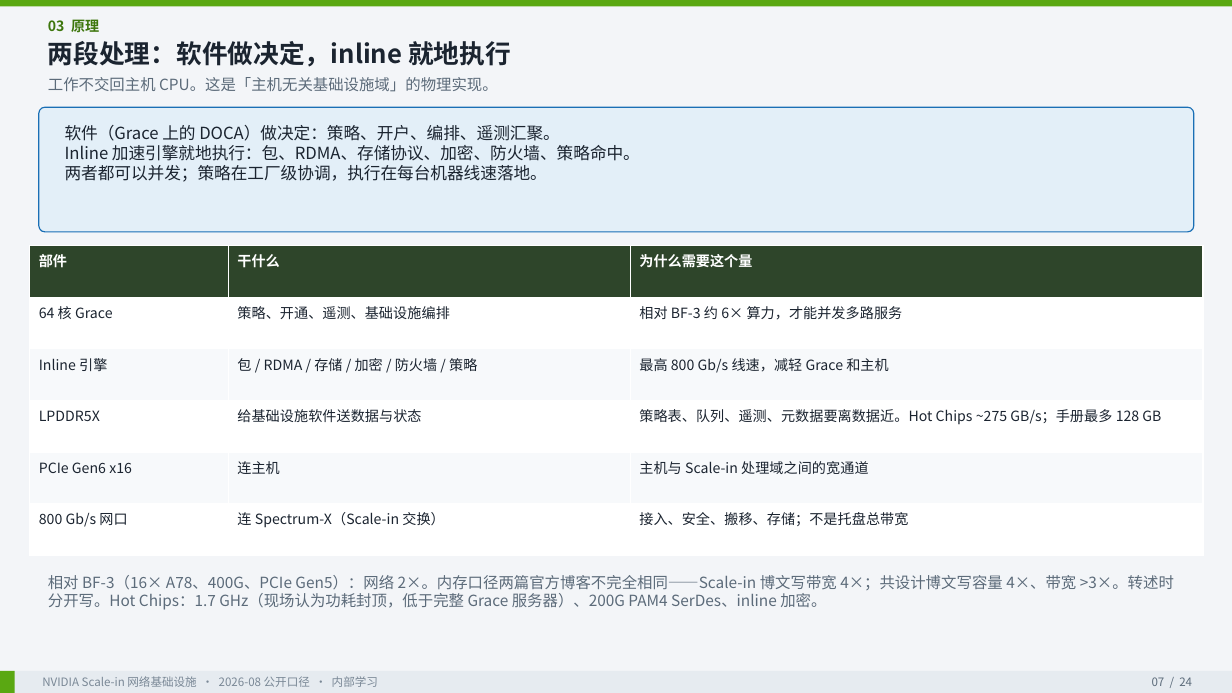
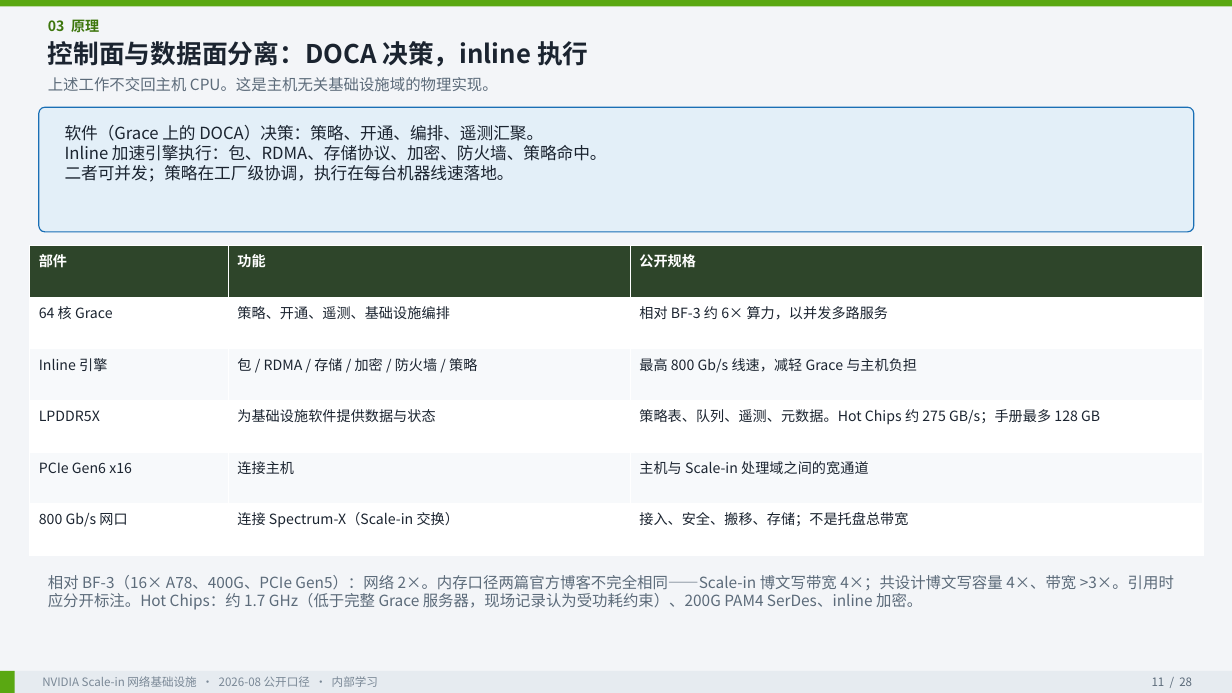
Before and after one commit to ghsshou/ai_work, a slide deck: slide 11 of docs/nvidia-scale-in/NVIDIA_Scale_in_网络基础设施洞察.pptx (slide 7 before the commit). Drawn at 1232x693 pixels with LibreOffice and Linux fonts; fonts in the diff are those of the drawing. Boxes give left, top, right and bottom in pixels: in the first picture for what was removed or moved away, otherwise in the second. Text is boxed around its words. In the diff, an @@ line names an element or a change of style, - is before the commit and + after.

```diff
--- a/docs/nvidia-scale-in/NVIDIA_Scale_in_网络基础设施洞察.pptx
+++ b/docs/nvidia-scale-in/NVIDIA_Scale_in_网络基础设施洞察.pptx
@@ text at (48, 41, 588, 67): text changed @@
-两段处理：软件做决定，inline 就地执行
+控制面与数据面分离：DOCA 决策，inline 执行
@@ text at (48, 77, 498, 91): text changed @@
-工作不交回主机 CPU。这是「主机无关基础设施域」的物理实现。
+上述工作不交回主机 CPU。这是主机无关基础设施域的物理实现。
@@ text at (65, 125, 607, 182): text changed @@
-软件（Grace 上的 DOCA）做决定：策略、开户、编排、遥测汇聚。
-Inline 加速引擎就地执行：包、RDMA、存储协议、加密、防火墙、策略命中。
-两者都可以并发；策略在工厂级协调，执行在每台机器线速落地。
+软件（Grace 上的 DOCA）决策：策略、开通、编排、遥测汇聚。
+Inline 加速引擎执行：包、RDMA、存储协议、加密、防火墙、策略命中。
+二者可并发；策略在工厂级协调，执行在每台机器线速落地。
@@ table at (30, 246, 1203, 555) @@
-row 1, column 2: 干什么
+row 1, column 2: 功能
-row 1, column 3: 为什么需要这个量
+row 1, column 3: 公开规格
-row 2, column 3: 相对 BF-3 约 6× 算力，才能并发多路服务
+row 2, column 3: 相对 BF-3 约 6× 算力，以并发多路服务
-row 3, column 3: 最高 800 Gb/s 线速，减轻 Grace 和主机
+row 3, column 3: 最高 800 Gb/s 线速，减轻 Grace 与主机负担
-row 4, column 2: 给基础设施软件送数据与状态
+row 4, column 2: 为基础设施软件提供数据与状态
-row 4, column 3: 策略表、队列、遥测、元数据要离数据近。Hot Chips ~275 GB/s；手册最多 128 GB
+row 4, column 3: 策略表、队列、遥测、元数据。Hot Chips 约 275 GB/s；手册最多 128 GB
-row 5, column 2: 连主机
+row 5, column 2: 连接主机
-row 6, column 2: 连 Spectrum-X（Scale-in 交换）
+row 6, column 2: 连接 Spectrum-X（Scale-in 交换）
@@ text at (48, 575, 1174, 610): text changed @@
-相对 BF-3（16× A78、400G、PCIe Gen5）：网络 2×。内存口径两篇官方博客不完全相同——Scale-in 博文写带宽 4×；共设计博文写容量 4×、带宽 >3×。转述时分开写。Hot Chips：1.7 GHz（现场认为功耗封顶，低于完整 Grace 服务器）、200G PAM4 SerDes、inline 加密。
+相对 BF-3（16× A78、400G、PCIe Gen5）：网络 2×。内存口径两篇官方博客不完全相同——Scale-in 博文写带宽 4×；共设计博文写容量 4×、带宽 >3×。引用时应分开标注。Hot Chips：约 1.7 GHz（低于完整 Grace 服务器，现场记录认为受功耗约束）、200G PAM4 SerDes、inline 加密。
@@ text at (1152, 677, 1192, 686): text changed @@
-07 / 24
+11 / 28
```
Also in this commit, not shown: 23 other slides changed, 4 slides added, 4 other files.
